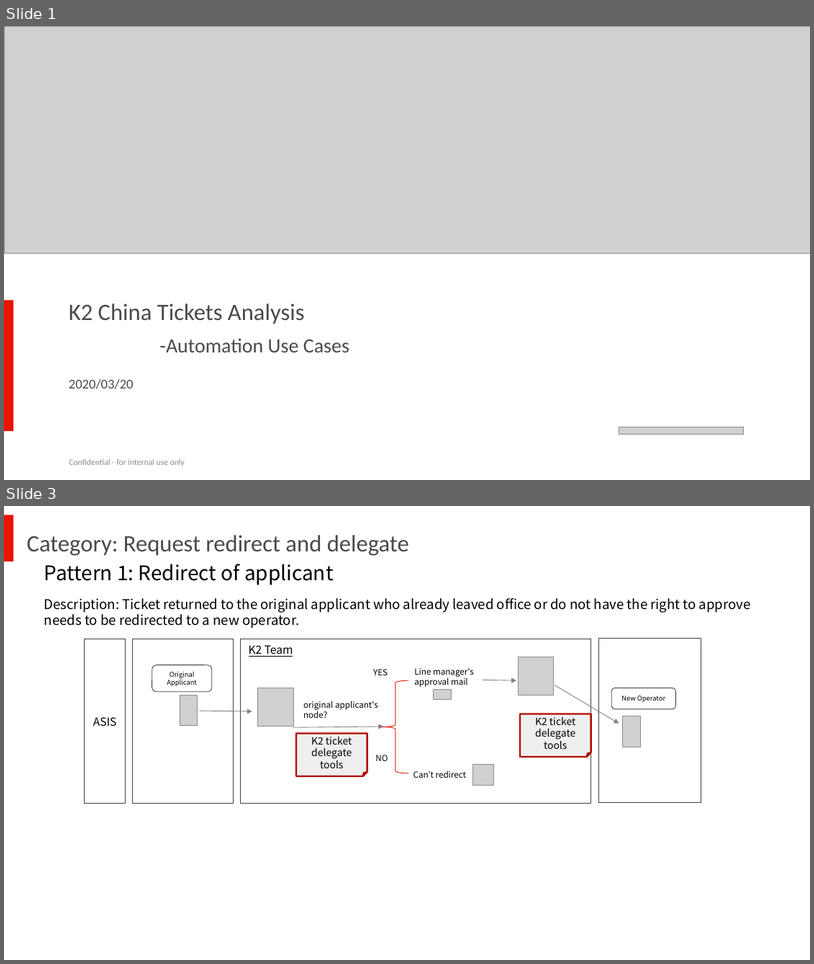
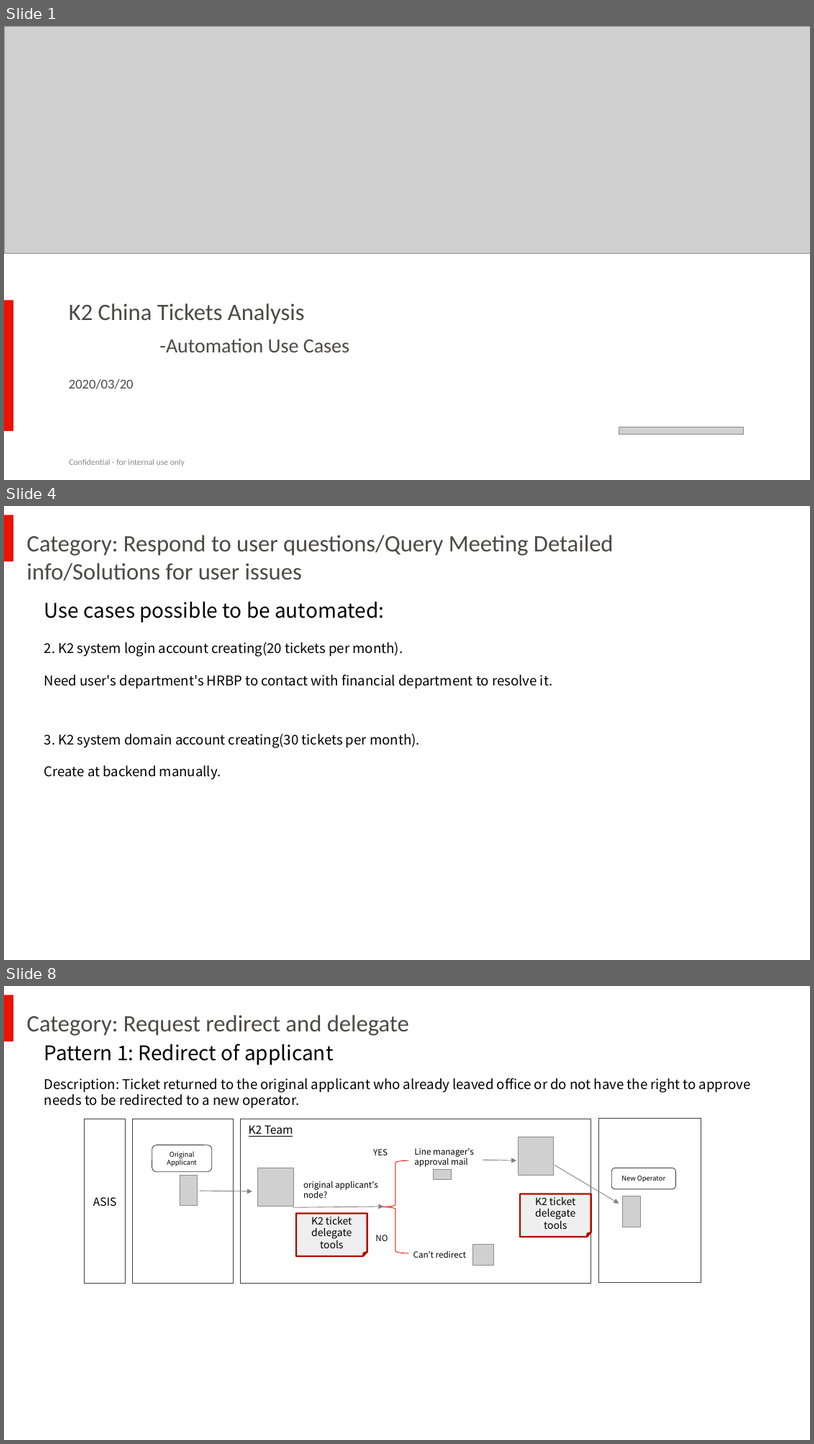
Before and after one commit to liliad1/takeda-doc, a slide deck: india/【K2 China】Automation UseCases-20200320-v0.5.pptx. Shown one above the other, each under a label of ours: slides 1 and 3 before the commit, slides 1, 4 and 8 after it; the slides between them are not shown. The pictures are 814x964 and 814x1444 pixels, drawn with LibreOffice and Linux fonts; fonts in the diff are those of the drawing; grey boxes stand for pictures; background and template pictures are left out. Boxes give left, top, right and bottom in pixels: in the first picture for what was removed or moved away, otherwise in the second. Text is boxed around its words. In the diff, an @@ line names an element or a change of style, - is before the commit and + after.

```diff
--- a/india/【K2 China】Automation UseCases-20200320-v0.5.pptx
+++ b/india/【K2 China】Automation UseCases-20200320-v0.5.pptx
@@ slide 4 added at (x1=4, y1=506, x2=810, y2=960), background #FFFFFF; not listed: 1 template element that a slide beside it also shows @@
@@ title added at (x1=27, y1=535, x2=614, y2=581), 28 pt, text #4C4948 @@
+Category: Respond to user questions/Query Meeting Detailed info/Solutions for user issues
@@ text added at (x1=44, y1=601, x2=384, y2=623), 24 pt, text #000000 @@
+Use cases possible to be automated:
@@ text added at (x1=44, y1=642, x2=553, y2=689), 16 pt, text #000000 @@
+2. K2 system login account creating(20 tickets per month).
+Need user's department's HRBP to contact with financial department to resolve it.
@@ text added at (x1=44, y1=734, x2=420, y2=780), 16 pt, text #000000 @@
+3. K2 system domain account creating(30 tickets per month).
+Create at backend manually.
@@ what was slide 3 is now slide 8 @@
```
Also in this commit, not shown: 1 slide changed, 4 other slides added, 2 other files.
